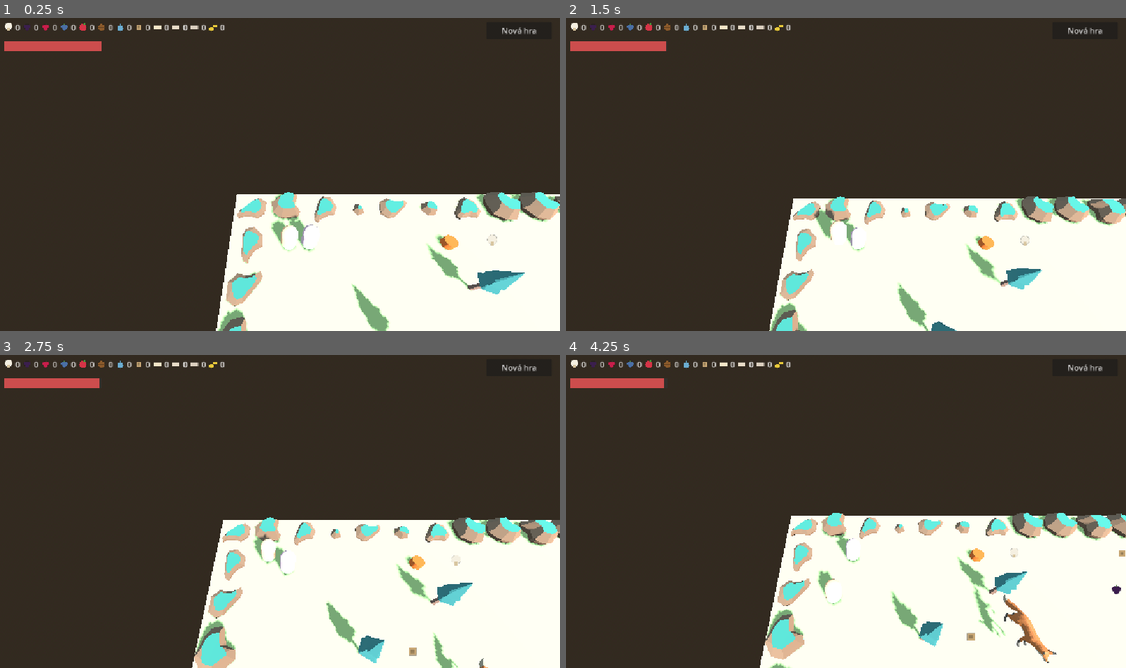
Above: before the commit, frames 1-4 (two rows, left to right).
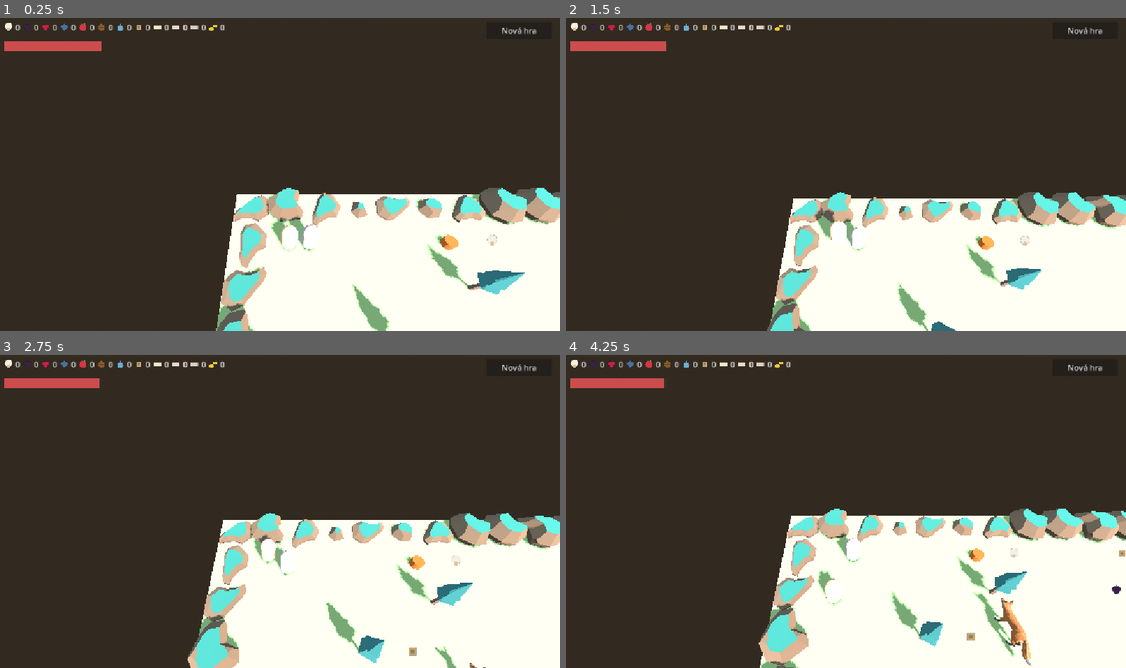
Above: after the commit, the same moments.

Repository: sirdik/zola-game-1
Game: Godot game, scene res://game/world/Forest.tscn
Two runs of this game, one before a commit and one after it. Both use one fixed random seed, a clock stepped at 60 frames per second and the inputs below.
Inputs:
- Up to frame 1 (0.25 s): no input
- Up to frame 2 (1.5 s): tap Enter (p1_action) at 0.5, 0.6 s; hold Up (p1_move_forward) 0.53-1.28 s; tap Space (p1_jump) at 0.77 s; hold Down (p1_move_back) from 1.28 s (still down); tap F (p2_action) at 1.35 s
- Up to frame 3 (2.75 s): tap Space (p1_jump) at 1.52 s; release Down (p1_move_back) at 2.03 s; hold Up (p1_move_forward) from 2.03 s (still down); tap S (p2_move_back) at 2.1 s
- Up to frame 4 (4.25 s): tap W (p2_move_forward) at 2.85 s; tap Space (p1_jump) at 3.02, 3.77 s; release Up (p1_move_forward) at 3.53 s; hold Down (p1_move_back) from 3.53 s (still down); tap Enter (p1_action) at 3.6 s

The runs differ from the first frame. In frame 1, 2.9% of the frame differs, in the area x 38-100%, y 54-100%; in frame 2, 2.8%; in frame 3, 3.2%; in frame 4, 4.2%, in the area x 34-100%, y 49-100%.

Commit message:
Fix animal model facing, ground offset, and pet-scale bugs from final review
Co-Authored-By: Claude Sonnet 5 <noreply@anthropic.com>
Claude-Session: https://claude.ai/code/session_014rTmxJaND9vaABnW6Byv9U

Diff:
--- a/game/animals/animal.gd
+++ b/game/animals/animal.gd
@@ -220,9 +220,10 @@
 
 func _play_pet_effect() -> void:
 	_play_anim("Eating")
+	var base_scale := mesh_node.scale
 	var hop := create_tween()
-	hop.tween_property(mesh_node, "scale", HOP_SCALE, 0.1)
-	hop.tween_property(mesh_node, "scale", Vector3.ONE, 0.15)
+	hop.tween_property(mesh_node, "scale", base_scale * HOP_SCALE, 0.1)
+	hop.tween_property(mesh_node, "scale", base_scale, 0.15)
 
 	var heart := MeshInstance3D.new()
 	var heart_mesh := SphereMesh.new()
--- a/game/world/level_loader.gd
+++ b/game/world/level_loader.gd
@@ -13,10 +13,10 @@
 const SKIP_CHARS := "0123456789 "
 
 const ROCK_MODELS: Array[Dictionary] = [
-	{"path": "res://assets/models/nature/rock_smallA.glb", "scale": 2.2},
-	{"path": "res://assets/models/nature/rock_smallD.glb", "scale": 2.2},
-	{"path": "res://assets/models/nature/rock_largeA.glb", "scale": 1.6},
-	{"path": "res://assets/models/nature/rock_largeD.glb", "scale": 1.6},
+	{"path": "res://assets/models/nature/rock_smallA.glb", "scale": 3.2},
+	{"path": "res://assets/models/nature/rock_smallD.glb", "scale": 3.2},
+	{"path": "res://assets/models/nature/rock_largeA.glb", "scale": 2.0},
+	{"path": "res://assets/models/nature/rock_largeD.glb", "scale": 2.0},
 ]
 
 const TREE_MODELS: Array[Dictionary] = [
@@ -330,7 +330,8 @@
 		var model_scene: PackedScene = load(model_path)
 		var model: Node3D = model_scene.instantiate()
 		model.name = "Mesh"
-		model.position = Vector3(0, 0.6, 0)
+		model.position = Vector3.ZERO
+		model.rotation.y = PI
 		model.scale = Vector3.ONE * float(animal_data.get("model_scale", 1.0))
 		animal.add_child(model)
 	else:
Not shown, added: assets/models/animals/Deer.gltf.import
Not shown, added: assets/models/animals/Fox.gltf.import
Not shown, added: assets/models/animals/Wolf.gltf.import
Not shown, added: assets/models/nature/rock_largeA.glb.import
Not shown, added: assets/models/nature/rock_largeD.glb.import
Not shown, added: assets/models/nature/rock_smallA.glb.import
Not shown, added: assets/models/nature/rock_smallD.glb.import
Not shown, added: assets/models/nature/tree_pineRoundA.glb.import
Not shown, added: assets/models/nature/tree_pineRoundC.glb.import
Not shown, added: assets/models/nature/tree_pineTallA.glb.import
Not shown, added: assets/models/nature/tree_pineTallC.glb.import
